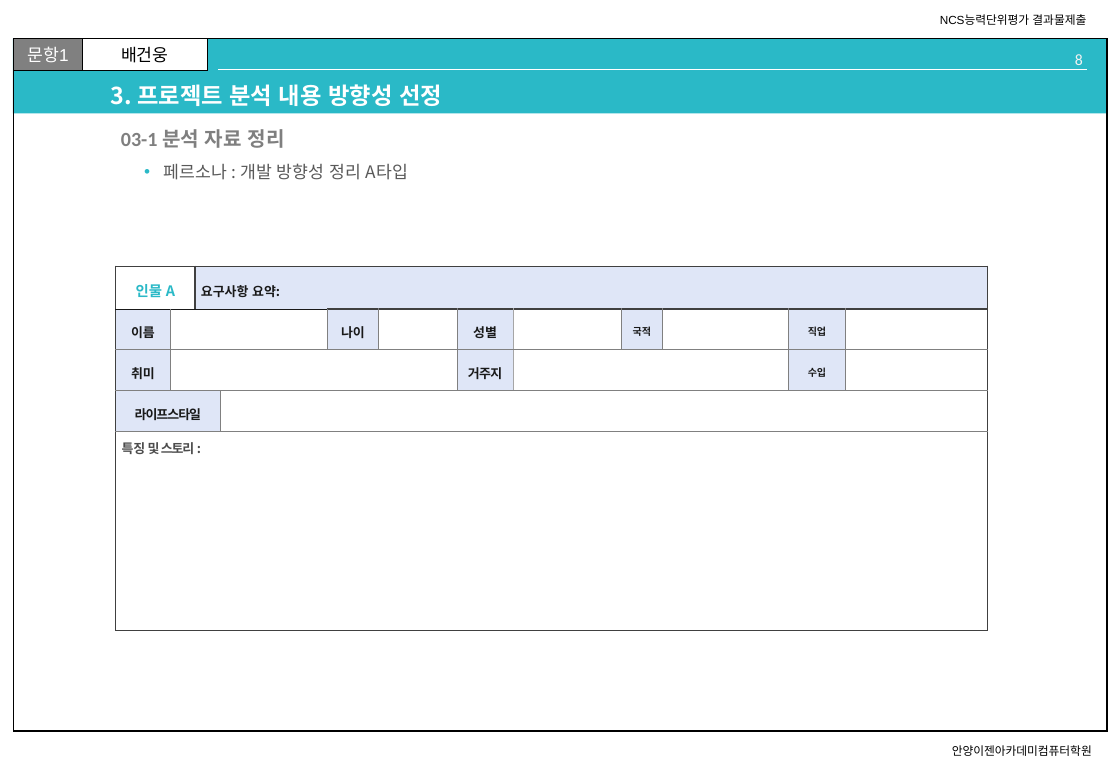
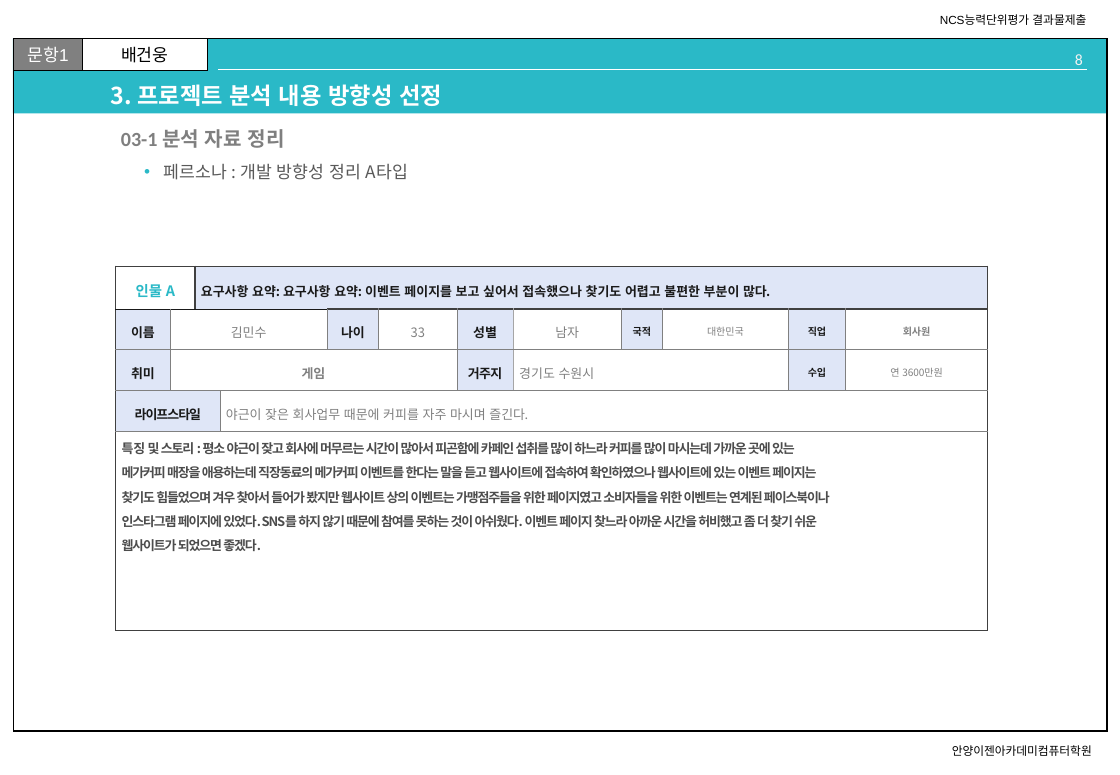
Before and after one commit to 100won-yes/100won_yes, a slide deck: slide 8 of d_homework/n_01_UIUX요구분석_제출양식.pptx. Drawn at 1120x775 pixels with LibreOffice and Linux fonts; fonts in the diff are those of the drawing. Boxes give left, top, right and bottom in pixels: in the first picture for what was removed or moved away, otherwise in the second. Text is boxed around its words. In the diff, an @@ line names an element or a change of style, - is before the commit and + after.

Commit message:
수업내용_210911

```diff
--- a/d_homework/n_01_UIUX요구분석_제출양식.pptx
+++ b/d_homework/n_01_UIUX요구분석_제출양식.pptx
@@ table at [116,267,988,632] @@
-row 1, column 3: 요구사항 요약:
+row 1, column 3: 요구사항 요약: 요구사항 요약: 이벤트 페이지를 보고 싶어서 접속했으나 찾기도 어렵고 불편한 부분이 많다.
-row 2: 이름 |  |  |  | 나이 |  | 성별 |  | 국적 |  | 직업 | 
+row 2: 이름 | 김민수 |  |  | 나이 | 33 | 성별 | 남자 | 국적 | 대한민국 | 직업 | 회사원
-row 3: 취미 |  |  |  |  |  | 거주지 |  |  |  | 수입 | 
+row 3: 취미 | 게임 |  |  |  |  | 거주지 | 경기도 수원시 |  |  | 수입 | 연 3600만원
-row 4, column 4: 
+row 4, column 4: 야근이 잦은 회사업무 때문에 커피를 자주 마시며 즐긴다.
-row 5, column 1: 특징 및 스토리 :
+row 5, column 1: 특징 및 스토리 : 평소 야근이 잦고 회사에 머무르는 시간이 많아서 피곤함에 카페인 섭취를 많이 하느라 커피를 많이 마시는데 가까운 곳에 있는 / 메가커피 매장을 애용하는데 직장동료의 메가커피 이벤트를 한다는 말을 듣고 웹사이트에 접속하여 확인하였으나 웹사이트에 있는 이벤트 페이지는 / 찾기도 힘들었으며 겨우 찾아서 들어가 봤지만 웹사이트 상의 이벤트는 가맹점주들을 위한 페이지였고 소비자들을 위한 이벤트는 연계된 페이스북이나 / 인스타그램 페이지에 있었다. SNS를 하지 않기 때문에 참여를 못하는 것이 아쉬웠다. 이벤트 페이지 찾느라 아까운 시간을 허비했고 좀 더 찾기 쉬운 / 웹사이트가 되었으면 좋겠다.
```
Also in this commit, not shown: 15 other slides changed, 4 other files.
